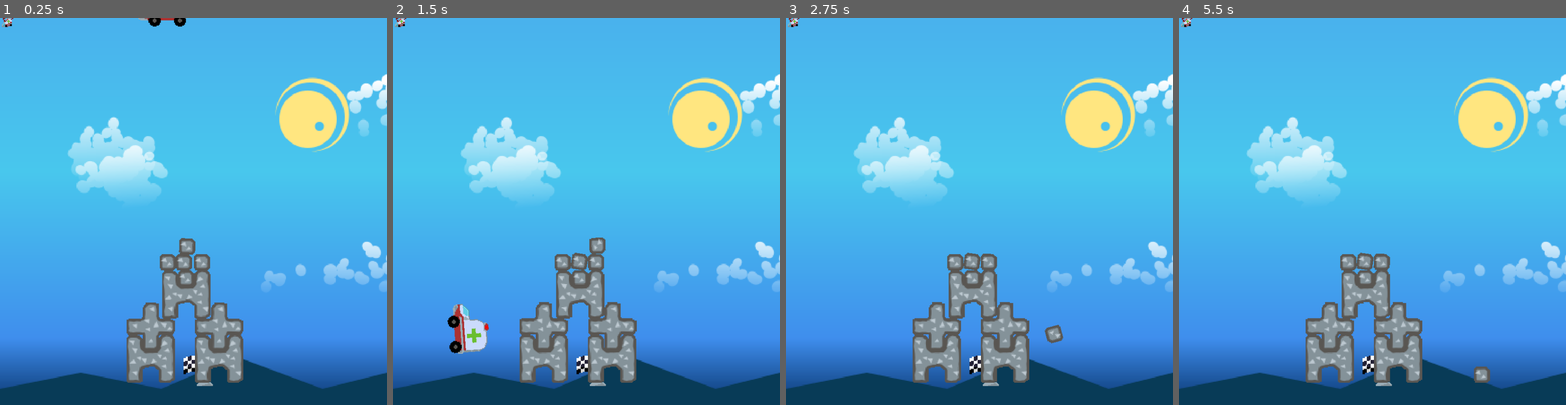
Above: before the commit, frames 1-4 (left to right).
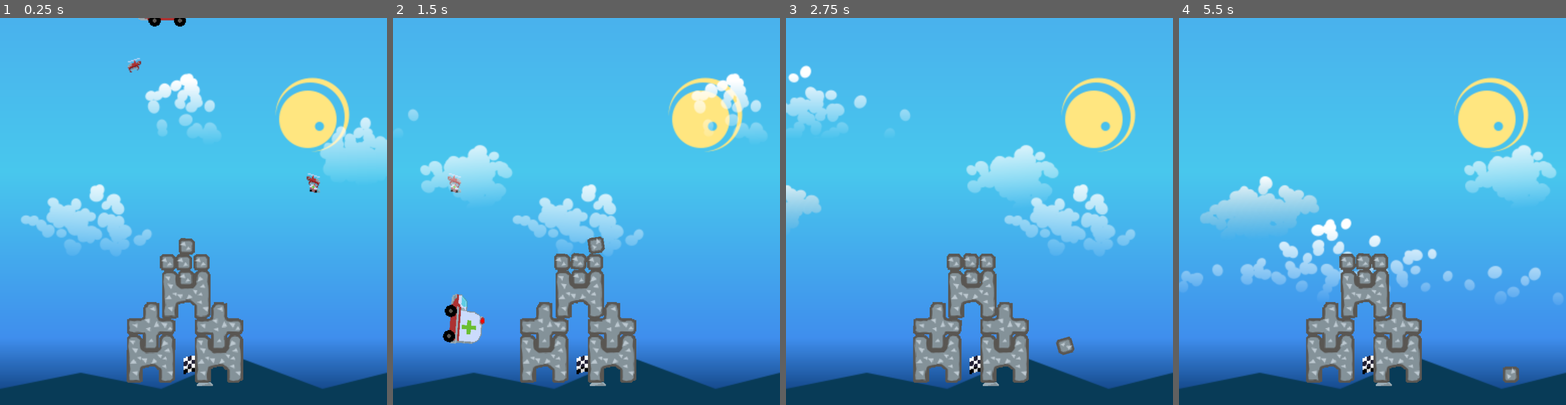
Above: after the commit, the same moments.

Repository: BeanPoleGamesDev/DynamiteParamedics
Game: Godot game, scene res://app/scenes/LevelOne.tscn
Same seed, same stepped clock (60 frames per second), same inputs: the game is played once before the commit and once after it.
Inputs (mouse positions are in pixels of both pictures, inside the frame that each line leads up to):
- Up to frame 1 (0.25 s): no input
- Up to frame 2 (1.5 s): move the mouse to (671, 192) at 0.52 s; click (671, 192) at 0.6 s; move the mouse to (509, 230) at 1.27 s; click (509, 230) at 1.35 s
- Up to frame 3 (2.75 s): move the mouse to (1018, 126) at 2.02 s; click (1018, 126) at 2.1 s
- Up to frame 4 (5.5 s): move the mouse to (1353, 288) at 2.77 s; click (1353, 288) at 2.85 s; move the mouse to (1488, 269) at 3.52 s; click (1488, 269) at 3.6 s; move the mouse to (1256, 153) at 4.27 s; click (1256, 153) at 4.35 s; move the mouse to (1391, 211) at 5.02 s; click (1391, 211) at 5.1 s

The runs differ from the first frame. In frame 1, 11% of the frame differs, in the area x 0-100%, y 0-95%; in frame 2, 11%; in frame 3, 13%; in frame 4, 14%.

Commit message:
background hurricane

Diff:
--- /dev/null
+++ b/app/objects/background.gd
@@ -0,0 +1,10 @@
+extends ParallaxBackground
+
+
+@export var speed: int = 1000
+@export var rotation_speed: int = 0.3
+
+var direction = Vector2(1,0)
+
+func _process(delta: float) -> void:
+	self.scroll_offset += direction * speed * delta
--- a/app/objects/background.tscn
+++ b/app/objects/background.tscn
@@ -1,13 +1,17 @@
-[gd_scene load_steps=6 format=3 uid="uid://bqapfsud5m86i"]
+[gd_scene load_steps=8 format=3 uid="uid://bqapfsud5m86i"]
 
+[ext_resource type="Script" path="res://app/objects/background.gd" id="1_1fl22"]
 [ext_resource type="Texture2D" uid="uid://dp45eekhguql" path="res://assets/background/sky.png" id="1_liqmh"]
 [ext_resource type="Texture2D" uid="uid://uutfm7c7mq0i" path="res://assets/background/sun.png" id="2_0o37k"]
-[ext_resource type="Texture2D" uid="uid://dlxbfki8egr7a" path="res://assets/BackroundHelicopter-SpriteSheet.png" id="3_2r3sn"]
+[ext_resource type="Texture2D" uid="uid://5a3wpuf1heo" path="res://assets/BackroundHelicopter1.png" id="3_bkc41"]
+[ext_resource type="Texture2D" uid="uid://cscti3lxb4lhf" path="res://assets/BackroundHelicopter2.png" id="4_omurb"]
 [ext_resource type="Texture2D" uid="uid://dpdb5u4tiaipf" path="res://assets/background/cloud1.png" id="4_phrp1"]
 [ext_resource type="Texture2D" uid="uid://dyfbwmpeyxqmy" path="res://assets/background/cloud2.png" id="5_tk53c"]
 
-[node name="Background" type="Parallax2D"]
+[node name="Background" type="ParallaxBackground"]
 scale = Vector2(2.125, 2.125)
+transform = Transform2D(2.125, 0, 0, 2.125, 0, 0)
+script = ExtResource("1_1fl22")
 
 [node name="sky" type="ParallaxLayer" parent="."]
 motion_scale = Vector2(0, 0)
@@ -28,12 +32,16 @@
 motion_scale = Vector2(0.3, 0.3)
 
 [node name="Sprite2D" type="Sprite2D" parent="helcopter1"]
-texture = ExtResource("3_2r3sn")
+position = Vector2(57.8823, 49.8824)
+texture = ExtResource("3_bkc41")
 
 [node name="helcopter2" type="ParallaxLayer" parent="."]
 motion_scale = Vector2(-0.2, -0.2)
 
 [node name="Sprite2D" type="Sprite2D" parent="helcopter2"]
+position = Vector2(361.412, 164.235)
+texture = ExtResource("4_omurb")
+flip_h = true
 
 [node name="clouds1" type="ParallaxLayer" parent="."]
 motion_mirroring = Vector2(1152, 0)
--- a/app/scenes/LevelOne.tscn
+++ b/app/scenes/LevelOne.tscn
@@ -1,21 +1,14 @@
-[gd_scene load_steps=6 format=3 uid="uid://br6wr6v8oulnp"]
+[gd_scene load_steps=7 format=3 uid="uid://br6wr6v8oulnp"]
 
 [ext_resource type="PackedScene" uid="uid://dics4vpm8vwke" path="res://app/scenes/LevelBase.tscn" id="1_6tp2w"]
 [ext_resource type="PackedScene" uid="uid://cbh1mqryh3fxp" path="res://app/objects/Blocks/3x3HShape.tscn" id="2_4xbjl"]
 [ext_resource type="PackedScene" uid="uid://ccevlx5p0brdm" path="res://app/objects/Blocks/Square.tscn" id="2_d1tcx"]
-[ext_resource type="PackedScene" uid="uid://5gyywbjp2kwa" path="res://app/objects/Dynamite.tscn" id="3_pk5hu"]
+[ext_resource type="PackedScene" uid="uid://xgohpf77yi2h" path="res://app/objects/Blocks/Cross.tscn" id="2_gcdds"]
 [ext_resource type="PackedScene" uid="uid://um1mj5quqvhy" path="res://app/objects/Ambulance.tscn" id="4_rin53"]
 [ext_resource type="PackedScene" uid="uid://dlc1kon5iqevb" path="res://app/objects/flag.tscn" id="5_dpxc6"]
-[ext_resource type="PackedScene" uid="uid://xgohpf77yi2h" path="res://app/objects/Blocks/Cross.tscn" id="2_gcdds"]
 
 [node name="LevelBase" instance=ExtResource("1_6tp2w")]
 texture_filter = 1
-
-[node name="Block" parent="." index="2" instance=ExtResource("2_gcdds")]
-position = Vector2(323, 663)
-
-[node name="Block3" parent="." index="3" instance=ExtResource("2_gcdds")]
-position = Vector2(459, 663)
 
 [node name="RigidBody2D" parent="." index="1" instance=ExtResource("4_rin53")]
 position = Vector2(341, -57)
@@ -46,3 +39,9 @@
 
 [node name="Block9" parent="." index="11" instance=ExtResource("2_d1tcx")]
 position = Vector2(425, 527)
+
+[node name="Block" parent="." index="12" instance=ExtResource("2_gcdds")]
+position = Vector2(323, 663)
+
+[node name="Block3" parent="." index="13" instance=ExtResource("2_gcdds")]
+position = Vector2(459, 663)
